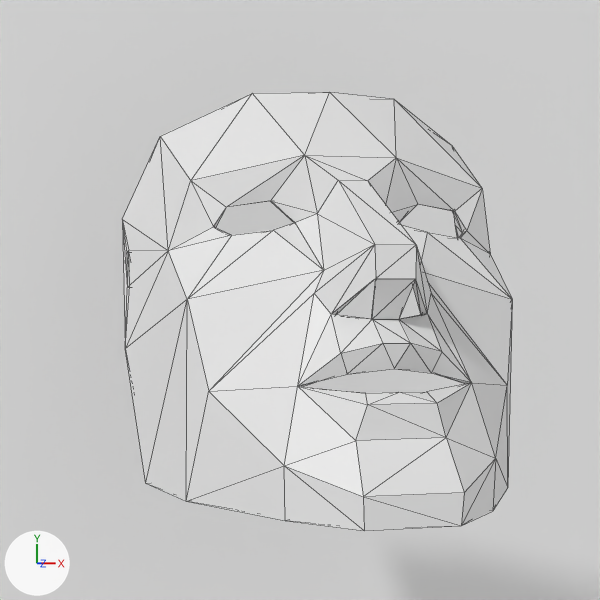
The Blender file Iluminacion.blend: old version first, new version second.
One viewpoint serves both versions: the file's camera 'Camera'. Lighting does not change. The marker at lower left points along +X, +Y and +Z. Mesh edges are drawn as thin lines.

In view in the first picture: 'Plane', 'low_polygon_mask_V2'.
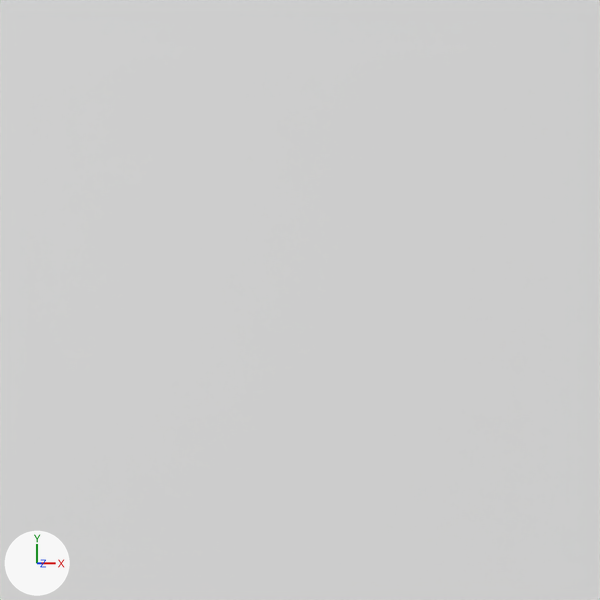
Scene script edits in JSON lines:
```json
{"op": "add", "block": "ob_low_polygon_mask_v2", "code": "ob_low_polygon_mask_v2.hide_render = True"}
```

Changed parts and their boxes (x1, y1, x2, y2) in the pictures (600 x 600 px):
```json
{"object": "low_polygon_mask_V2", "change": "hidden", "before": [122, 92, 512, 531]}
```
